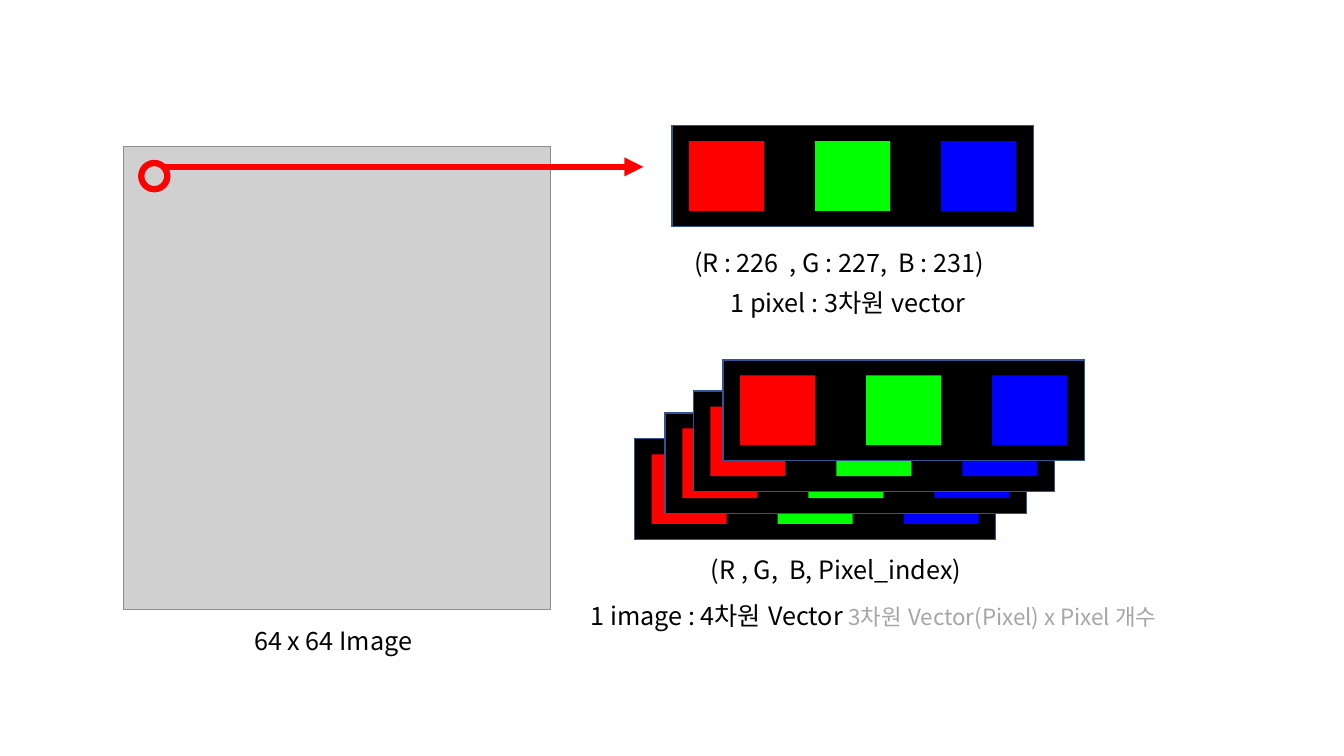
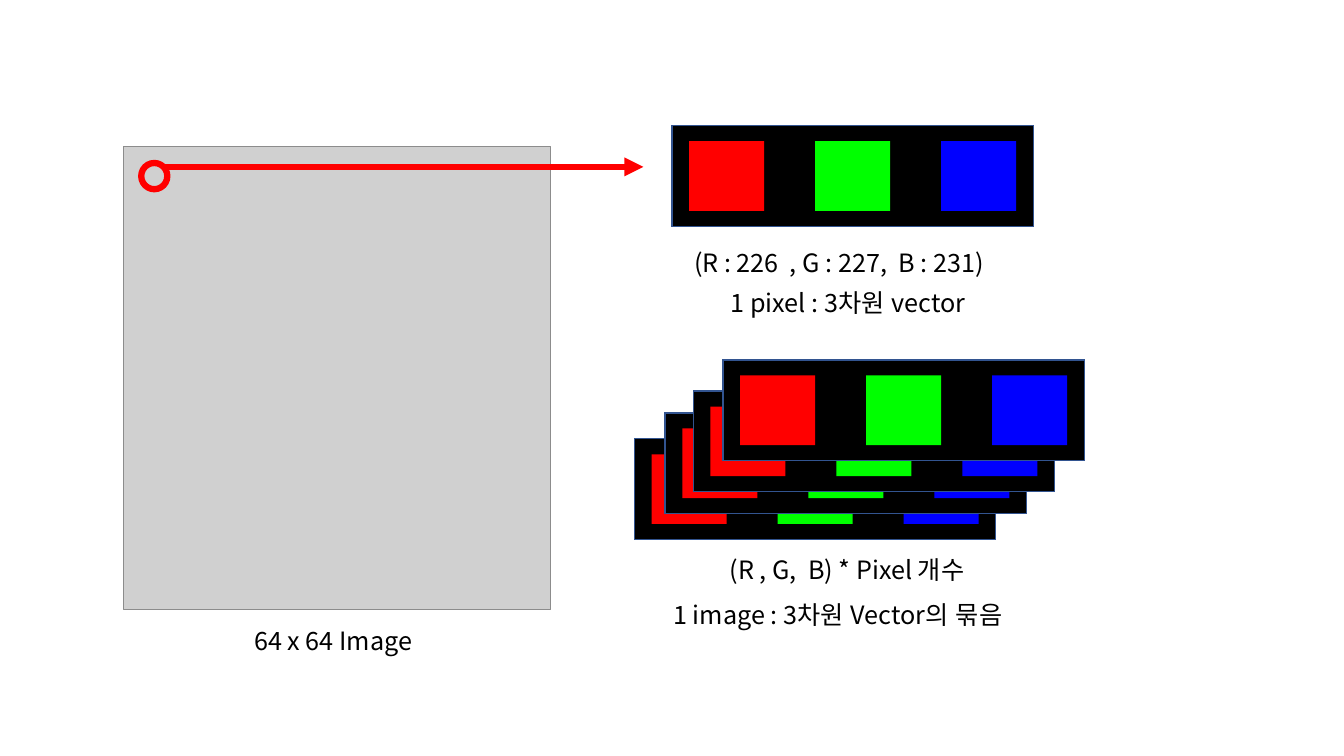
Before and after one commit to bn3monkey/MachineLearning, a slide deck: slide 1 of CNN/CNN.pptx. Drawn at 1344x756 pixels with LibreOffice and Linux fonts; fonts in the diff are those of the drawing; grey boxes stand for pictures. Boxes give left, top, right and bottom in pixels: in the first picture for what was removed or moved away, otherwise in the second. Text is boxed around its words. In the diff, an @@ line names an element or a change of style, - is before the commit and + after.

```diff
--- a/CNN/CNN.pptx
+++ b/CNN/CNN.pptx
@@ rectangle "(R , G, B) * ...": place and size @@
-rectangle "(R , G, B) * ..." at [701,549,972,590]
+rectangle "(R , G, B) * ..." at [720,551,992,591]
@@ text in rectangle at [730,558,964,584]: text changed @@
-(R , G, B, Pixel_index)
+(R , G, B) * Pixel 개수
@@ text at [673,603,1002,630]: text changed; size 16 to 18 pt; text colour #A6A6A6 to #000000 @@
-1 image : 4차원 Vector 3차원 Vector(Pixel) x Pixel 개수
+1 image : 3차원 Vector의 묶음
```
Also in this commit, not shown: 17 slides added, 23 other files.
